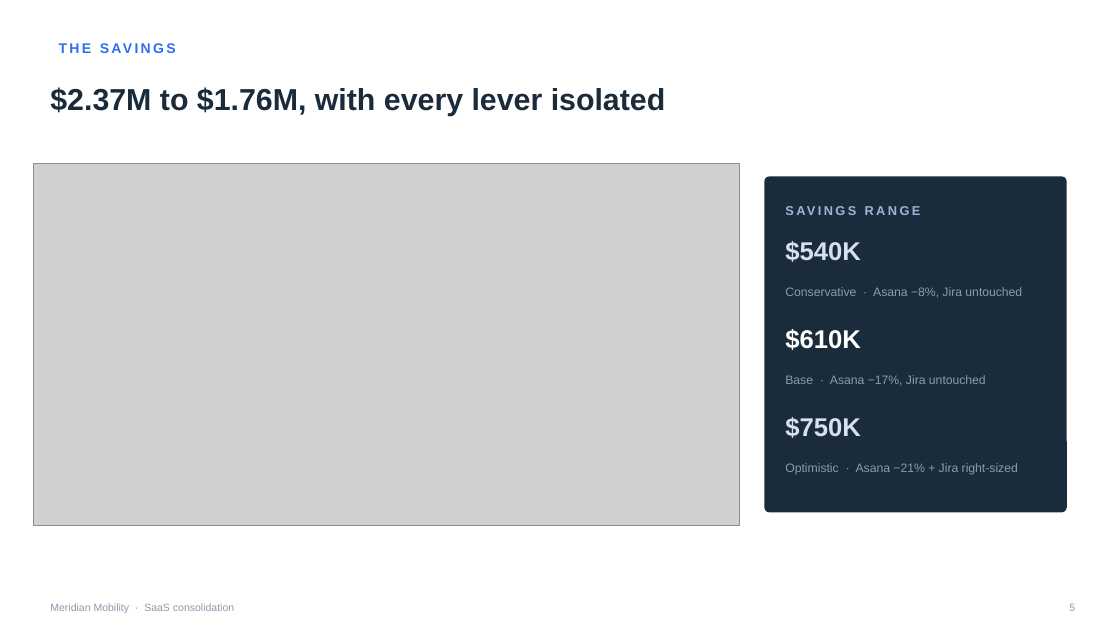
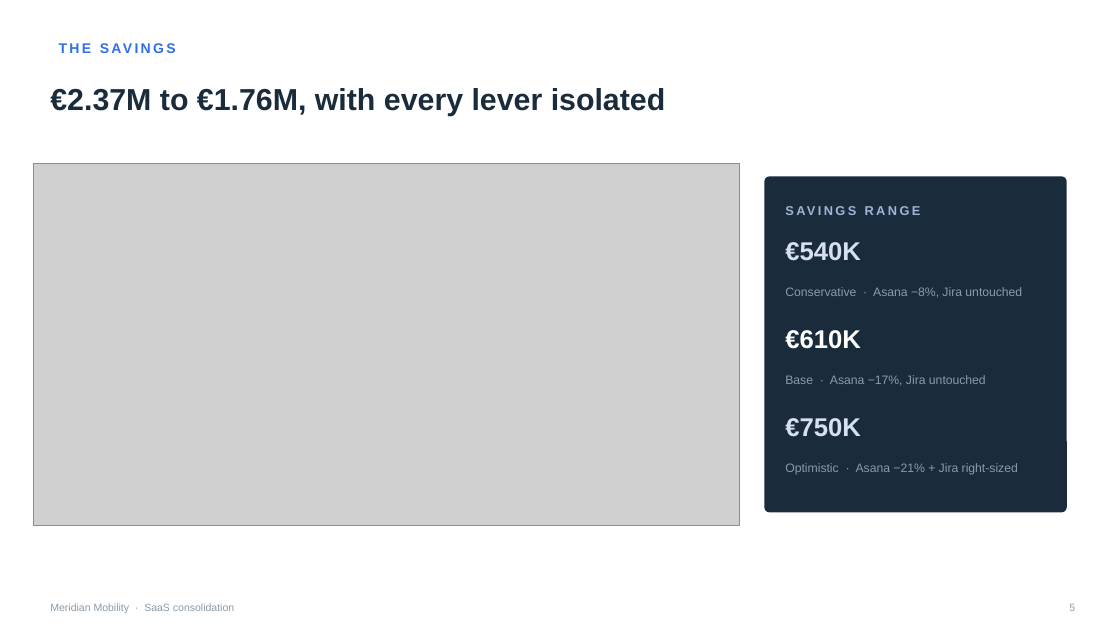
Before and after one commit to ShrutiSMorab/saas-vendor-consolidation-case-study, a slide deck: slide 5 of RECOMMENDATION.pptx. Drawn at 1120x630 pixels with LibreOffice and Linux fonts; fonts in the diff are those of the drawing; grey boxes stand for pictures. Boxes give left, top, right and bottom in pixels: in the first picture for what was removed or moved away, otherwise in the second. Text is boxed around its words. In the diff, an @@ line names an element or a change of style, - is before the commit and + after.

```diff
--- a/RECOMMENDATION.pptx
+++ b/RECOMMENDATION.pptx
@@ text at [50, 88, 666, 116]: text changed @@
-$2.37M to $1.76M, with every lever isolated
+€2.37M to €1.76M, with every lever isolated
@@ text at [785, 242, 860, 261]: text changed @@
-$540K
+€540K
@@ text at [785, 330, 860, 349]: text changed @@
-$610K
+€610K
@@ text at [785, 418, 860, 437]: text changed @@
-$750K
+€750K
```
Also in this commit, not shown: 4 other slides changed, 14 other files.
